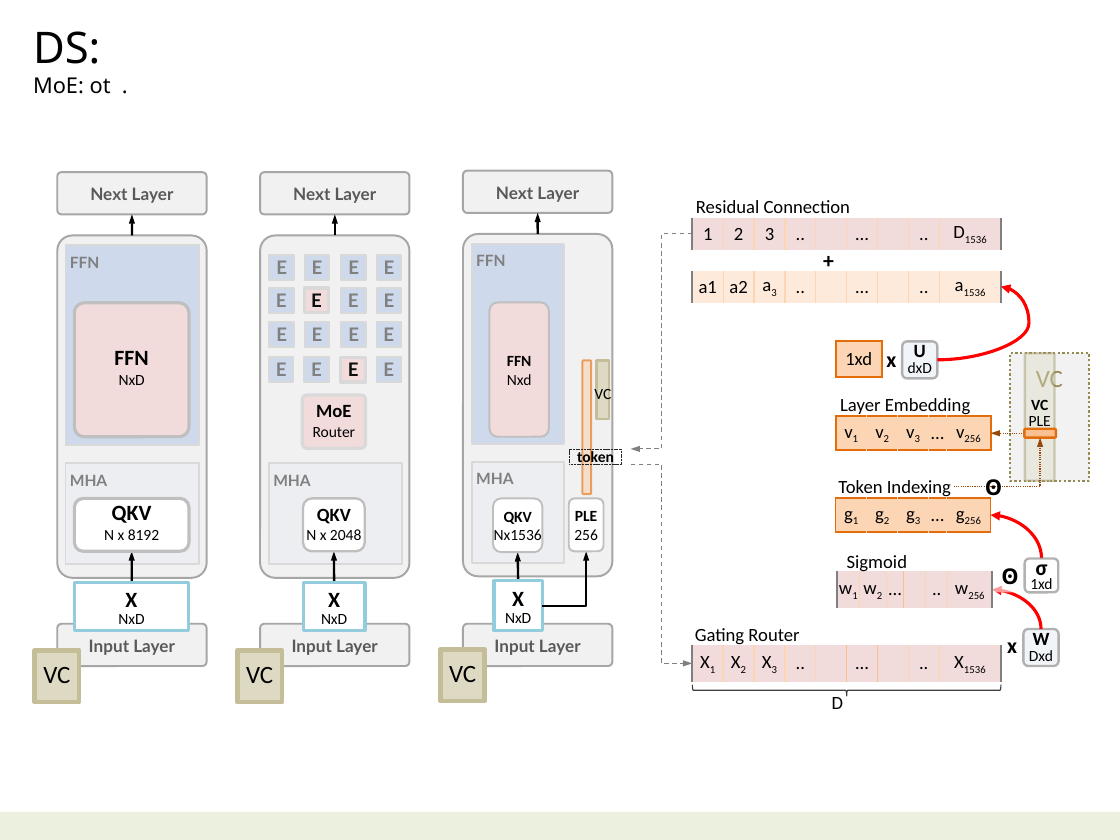
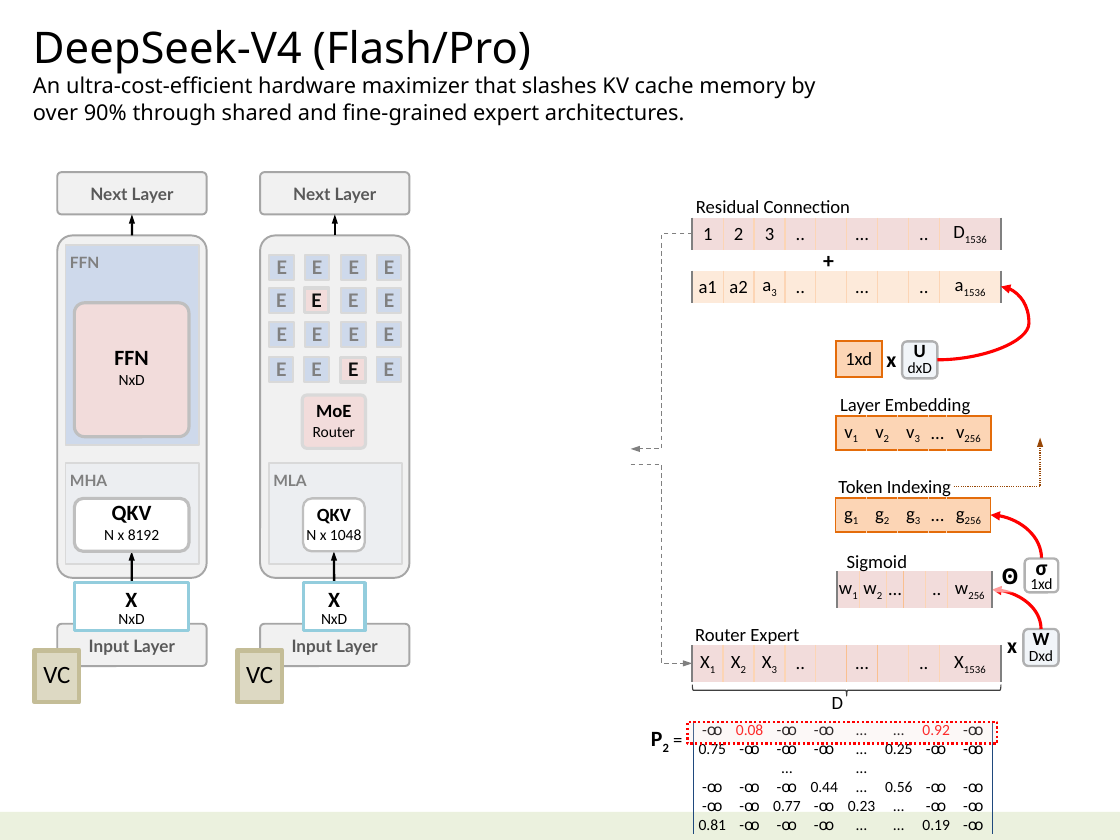
Before and after one commit to navibator/crazy-ai, a slide deck: slide 40 of ai.pptx (slide 39 before the commit). Drawn at 1120x840 pixels with LibreOffice and Linux fonts; fonts in the diff are those of the drawing. Boxes give left, top, right and bottom in pixels: in the first picture for what was removed or moved away, otherwise in the second. Text is boxed around its words. In the diff, an @@ line names an element or a change of style, - is before the commit and + after.

```diff
--- a/ai.pptx
+++ b/ai.pptx
@@ text removed at [33,31,111,94] @@
-DS:
-MoE: ot .
@@ text added at [33,30,815,126], 14 pt, text #000000 @@
+DeepSeek-V4 (Flash/Pro)
+An ultra-cost-efficient hardware maximizer that slashes KV cache memory by over 90% through shared and fine-grained expert architectures.
@@ rounded rectangle removed at [463,170,612,213] @@
-Next Layer
@@ rounded rectangle removed at [463,234,612,577] @@
@@ arrow removed from (538, 234) to (538, 213) @@
@@ rectangle removed at [472,244,564,445] @@
-FFN
@@ rounded rectangle removed at [489,302,549,437] @@
-FFN
-Nxd
@@ rectangle removed at [1010,353,1090,480] @@
-VC
@@ rectangle removed at [1025,353,1054,480] @@
-VC
-PLE
@@ rounded rectangle removed at [582,361,591,495] @@
@@ rectangle removed at [597,361,609,419] @@
-VC
@@ rectangle removed at [569,449,622,465] @@
-token
@@ arrow removed from (1025, 433) to (990, 433) @@
@@ rounded rectangle removed at [1025,429,1056,438] @@
@@ text in rectangle at [273,475,306,486]: text changed @@
-MHA
+MLA
@@ rectangle removed at [472,461,564,562] @@
-MHA
@@ text removed at [985,479,1002,501] @@
-Ꙩ
@@ rounded rectangle removed at [493,498,542,552] @@
-QKV
-Nx1536
@@ rounded rectangle removed at [569,498,604,551] @@
-PLE
-256
@@ text in rounded rectangle at [306,529,361,540]: text changed @@
-N x 2048
+N x 1048
@@ arrow removed from (519, 581) to (517, 552) @@
@@ elbow arrow removed from (542, 606) to (586, 551) @@
@@ rectangle removed at [494,581,542,632] @@
-X
-NxD
@@ rounded rectangle removed at [463,624,612,666] @@
-Input Layer
@@ text at [695,629,799,647]: text changed @@
-Gating Router
+Router Expert
@@ rectangle removed at [440,650,485,701] @@
-VC
@@ text added at [648,721,687,758], 14 pt, text #000000, bold @@
+P2 =
@@ rectangle added at [688,722,998,744], fill #F2DCDB at 20% opacity, outline #FF0000 1.5 pt dashed @@
@@ table added at [693,720,989,834], 6 rows, 8 columns @@
+-ꚙ | 0.08 | -ꚙ | -ꚙ | … | … | 0.92 | -ꚙ
+0.75 | -ꚙ | -ꚙ | -ꚙ | … | 0.25 | -ꚙ | -ꚙ
+ |  | … |  | … |  |  | 
+-ꚙ | -ꚙ | -ꚙ | 0.44 | … | 0.56 | -ꚙ | -ꚙ
+-ꚙ | -ꚙ | 0.77 | -ꚙ | 0.23 | … | -ꚙ | -ꚙ
+0.81 | -ꚙ | -ꚙ | -ꚙ | … | … | 0.19 | -ꚙ
```
Also in this commit, not shown: 4 other slides changed, 6 slides added, 3 slides removed.
